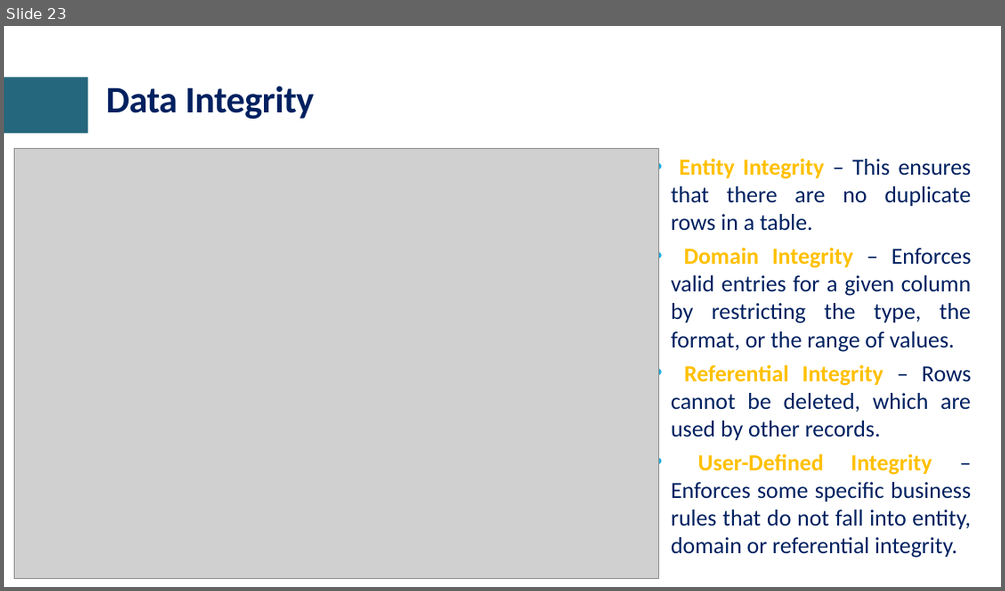
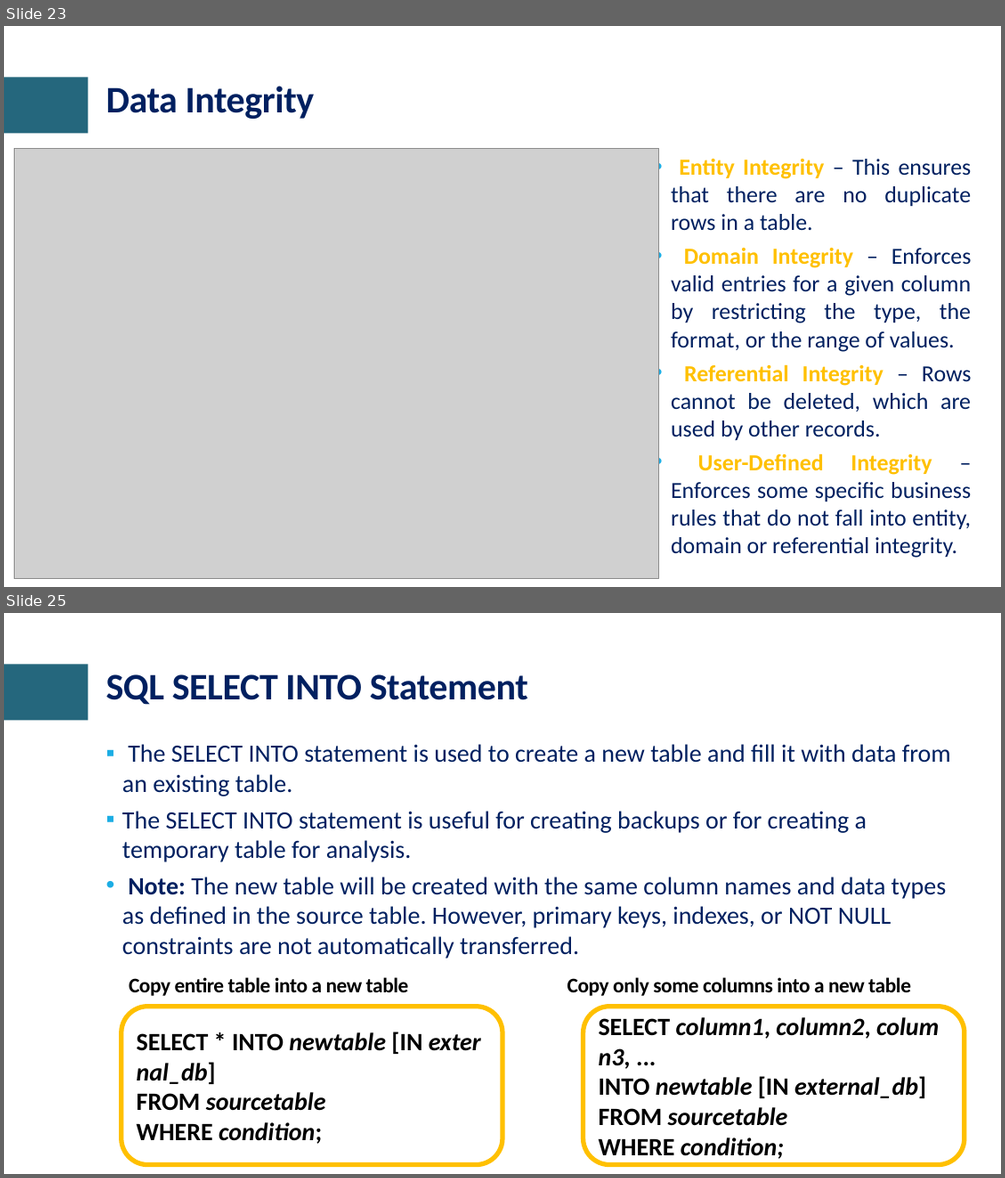
Before and after one commit to craftmulesoft/DataEngineering, a slide deck: Module 2 - SQL & Data Modeling/Database Design - RDBMS.pptx. Shown one above the other, each under a label of ours: slide 23 before the commit, slides 23 and 25 after it; the slides between them are not shown. The pictures are 1005x591 and 1005x1178 pixels, drawn with LibreOffice and Linux fonts; fonts in the diff are those of the drawing; grey boxes stand for pictures; background and template pictures are left out. Boxes give left, top, right and bottom in pixels: in the first picture for what was removed or moved away, otherwise in the second. Text is boxed around its words. In the diff, an @@ line names an element or a change of style, - is before the commit and + after.

Commit message:
Data Engineering Accelerator Program

```diff
--- a/Module 2 - SQL & Data Modeling/Database Design - RDBMS.pptx
+++ b/Module 2 - SQL & Data Modeling/Database Design - RDBMS.pptx
@@ slide 25 added at <box>4,613,1001,1174</box>, background #FFFFFF; not listed: 1 template element that a slide beside it also shows @@
@@ title added at <box>106,674,528,705</box>, 36 pt, text #002060, bold @@
+SQL SELECT INTO Statement
@@ text added at <box>122,744,951,958</box>, 24 pt, text #002060 @@
+▪ The SELECT INTO statement is used to create a new table and fill it with data from an existing table.
+▪ The SELECT INTO statement is useful for creating backups or for creating a temporary table for analysis.
+• Note: The new table will be created with the same column names and data types as defined in the source table. However, primary keys, indexes, or NOT NULL constraints are not automatically transferred.
@@ text added at <box>129,977,409,996</box>, 20 pt, text #000000, bold @@
+Copy entire table into a new table
@@ text added at <box>567,977,911,996</box>, 20 pt, text #000000, bold @@
+Copy only some columns into a new table
@@ rounded rectangle added at <box>121,1006,502,1165</box>, fill #FFFFFF, outline #FFC000 4.5 pt, 24 pt, text #000000, bold, italic @@
+SELECT * INTO newtable [IN external_db]
+FROM sourcetable
+WHERE condition;
@@ rounded rectangle added at <box>583,1006,965,1165</box>, fill #FFFFFF, outline #FFC000 4.5 pt, 24 pt, text #000000, bold, italic @@
+SELECT column1, column2, column3, ...
+INTO newtable [IN external_db]
+FROM sourcetable
+WHERE condition;
```
Also in this commit, not shown: 1 slide changed, 3 other slides added, 6 other files.
